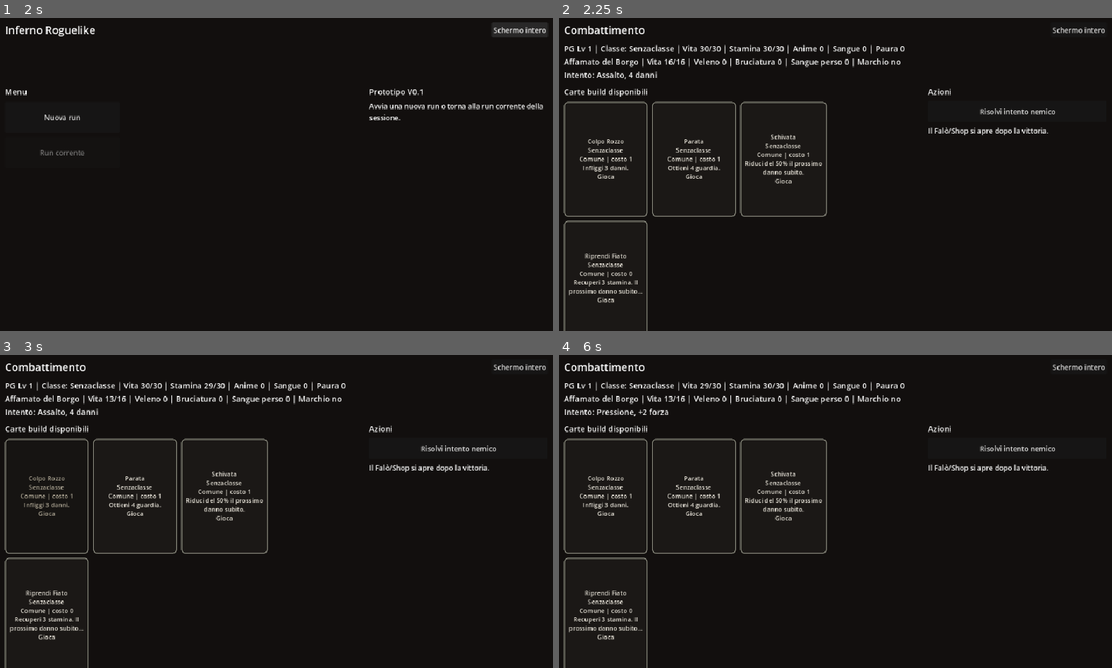
Above: before the commit, frames 1-4 (two rows, left to right).
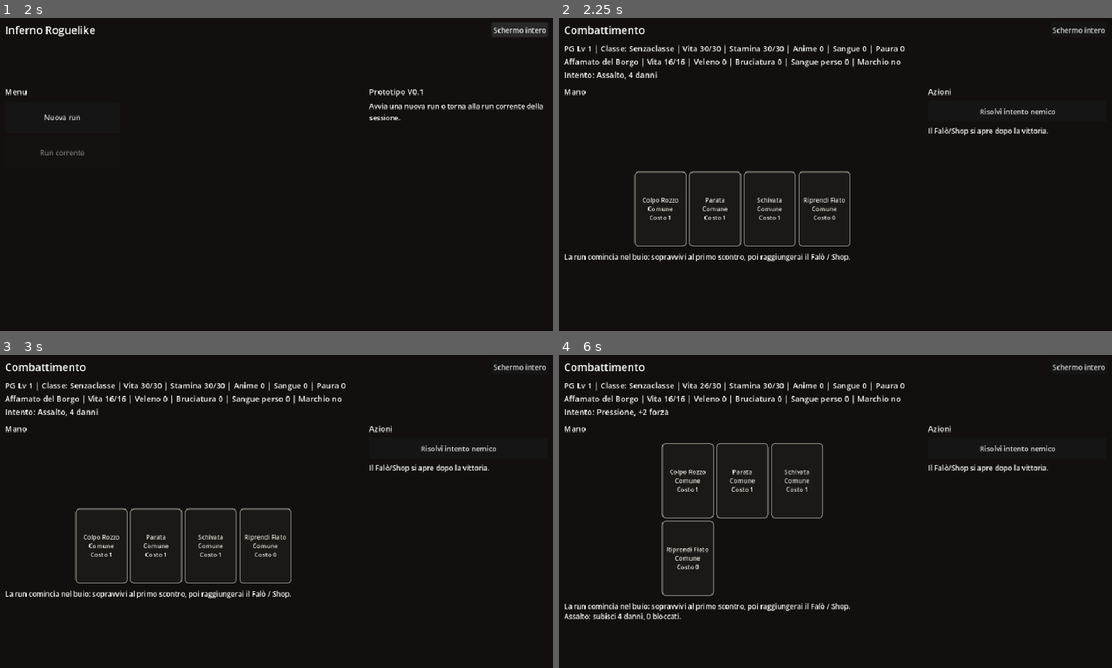
Above: after the commit, the same moments.

Repository: Chivas1504/Gioco
Game: Godot game, scene res://scenes/main.tscn
Same seed, same stepped clock (60 frames per second), same inputs: the game is played once before the commit and once after it.
Inputs (mouse positions are in pixels of both pictures, inside the frame that each line leads up to):
- Up to frame 1 (2 s): click "Schermo intero" at 0.5 s; click "Finestra" at 1.25 s
- Up to frame 2 (2.25 s): click "Nuova run" at 2 s
- Up to frame 3 (3 s): click (44, 495) at 2.75 s, where only the run before the commit has a clickable "Colpo Rozzo Senzaclasse Comun…"
- Up to frame 4 (6 s): click (691, 495) at 3.5 s, where only the run before the commit has a clickable "Parata Senzaclasse Comune | c…"; click (785, 495) at 4.25 s, where only the run before the commit has a clickable "Schivata Senzaclasse Comune |…"; click (603, 614) at 5 s, where only the run before the commit has a clickable "Riprendi Fiato Senzaclasse Co…"; click "Risolvi intento nemico" at 5.75 s

Frame 1 is identical in both runs. In frame 2, 4.7% of the frame differs, in the area x 0-53%, y 22-100%; in frame 3, 4.7%; in frame 4, 5.0%, in the area x 0-53%, y 9-100%.

Commit message:
Add combat hand hover previews

Diff:
--- a/scripts/main.gd
+++ b/scripts/main.gd
@@ -13,6 +13,10 @@
 const CARD_WIDTH = 190
 const CARD_HEIGHT = 260
 const CARD_GRID_COLUMNS = 3
+const HAND_CARD_WIDTH = 118
+const HAND_CARD_HEIGHT = 170
+const HAND_CARD_COLUMNS = 6
+const HAND_CARD_ZOOM = 1.12
 
 var run_state = RunState.new()
 var combat_state = CombatState.new()
@@ -31,9 +35,11 @@
 var log_label: RichTextLabel
 var cards_title: Label
 var card_grid: GridContainer
+var hand_spacer: Control
 var safe_panel: VBoxContainer
 var action_scroll: ScrollContainer
 var end_intent_button: Button
+var hover_card_preview: PanelContainer
 var defeat_snapshot_saved = false
 
 func _ready() -> void:
@@ -129,6 +135,10 @@
 	cards_title.text = "Carte build disponibili"
 	cards_title.add_theme_font_size_override("font_size", 18)
 	left_column.add_child(cards_title)
+
+	hand_spacer = Control.new()
+	hand_spacer.size_flags_vertical = Control.SIZE_EXPAND_FILL
+	left_column.add_child(hand_spacer)
 
 	card_grid = GridContainer.new()
 	card_grid.columns = 4
@@ -239,7 +249,9 @@
 
 func _refresh_ui() -> void:
 	_refresh_fullscreen_button()
+	_clear_card_preview()
 	if screen_mode == SCREEN_MENU:
+		hand_spacer.visible = false
 		log_label.visible = true
 		action_scroll.visible = true
 		_render_start_menu()
@@ -286,20 +298,23 @@
 
 	if screen_mode == SCREEN_SAFE:
 		screen_title.text = "Falò / Shop"
+		hand_spacer.visible = false
 		cards_title.visible = false
 		action_scroll.visible = false
 		log_label.visible = false
 		_render_safe_summary()
 	elif screen_mode == SCREEN_REWARD:
 		screen_title.text = "Ricompensa"
+		hand_spacer.visible = false
 		cards_title.visible = false
 		action_scroll.visible = false
 		log_label.visible = false
 		_render_reward_summary()
 	else:
 		screen_title.text = "Combattimento"
+		hand_spacer.visible = true
 		cards_title.visible = true
-		cards_title.text = "Carte build disponibili"
+		cards_title.text = "Mano"
 		action_scroll.visible = true
 		log_label.visible = true
 		_render_cards()
@@ -320,6 +335,8 @@
 
 func _render_menu_buttons() -> void:
 	card_grid.columns = 1
+	card_grid.size_flags_horizontal = Control.SIZE_EXPAND_FILL
+	card_grid.size_flags_vertical = Control.SIZE_EXPAND_FILL
 	for child in card_grid.get_children():
 		child.queue_free()
 
@@ -360,6 +377,10 @@
 
 func _render_cards() -> void:
 	card_grid.columns = _get_combat_card_columns()
+	card_grid.size_flags_horizontal = Control.SIZE_SHRINK_CENTER
+	card_grid.size_flags_vertical = Control.SIZE_SHRINK_END
+	card_grid.add_theme_constant_override("h_separation", 6)
+	card_grid.add_theme_constant_override("v_separation", 6)
 	for child in card_grid.get_children():
 		child.queue_free()
 
@@ -367,18 +388,25 @@
 		var card = GameDatabase.get_card(card_id)
 		var button = Button.new()
 		var cost = combat_state.get_card_cost_for_current_intent(card_id)
-		button.custom_minimum_size = Vector2(CARD_WIDTH, CARD_HEIGHT)
+		button.custom_minimum_size = Vector2(HAND_CARD_WIDTH, HAND_CARD_HEIGHT)
 		button.size_flags_horizontal = Control.SIZE_SHRINK_CENTER
-		button.text = _get_card_display_text(card_id, "costo %d" % cost, "Gioca")
+		button.pivot_offset = Vector2(float(HAND_CARD_WIDTH) / 2.0, HAND_CARD_HEIGHT)
+		button.text = _get_hand_card_display_text(card_id, cost)
 		button.tooltip_text = "Classe: %s" % _get_class_display_text(String(card.get("class_id", CardRules.CLASS_NEUTRAL)))
 		button.disabled = not combat_state.can_play_card(card_id)
 		_apply_card_button_style(button, card)
+		button.mouse_entered.connect(_on_hand_card_mouse_entered.bind(card_id, button))
+		button.mouse_exited.connect(_on_hand_card_mouse_exited.bind(button))
 		button.pressed.connect(_on_card_pressed.bind(card_id))
 		card_grid.add_child(button)
 
 
 func _render_safe_summary() -> void:
 	card_grid.columns = 1
+	card_grid.size_flags_horizontal = Control.SIZE_EXPAND_FILL
+	card_grid.size_flags_vertical = Control.SIZE_EXPAND_FILL
+	card_grid.add_theme_constant_override("h_separation", 10)
+	card_grid.add_theme_constant_override("v_separation", 10)
 	for child in card_grid.get_children():
 		child.queue_free()
 
@@ -394,6 +422,10 @@
 	if reward_offers.is_empty():
 		reward_card_claimed = true
 	card_grid.columns = 1
+	card_grid.size_flags_horizontal = Control.SIZE_EXPAND_FILL
+	card_grid.size_flags_vertical = Control.SIZE_EXPAND_FILL
+	card_grid.add_theme_constant_override("h_separation", 10)
+	card_grid.add_theme_constant_override("v_separation", 10)
 	for child in card_grid.get_children():
 		child.queue_free()
 	for child in safe_panel.get_children():
@@ -756,6 +788,20 @@
 		detail_text,
 		_format_card_button_effect(String(card.get("effect_text", ""))),
 		action_text,
+	]
+
+
+func _get_hand_card_display_text(card_id: String, cost: int) -> String:
+	var card = GameDatabase.get_card(card_id)
+	if card.is_empty():
+		return "%s\n?" % card_id
+	var level = run_state.get_card_level(card_id)
+	var level_text = " +%d" % level if level > 0 else ""
+	return "%s%s\n%s\nCosto %d" % [
+		card.get("name", card_id),
+		level_text,
+		_rarity_label(card.get("rarity", "")),
+		cost,
 	]
 
 
@@ -816,6 +862,106 @@
 	return style
 
 
+func _on_hand_card_mouse_entered(card_id: String, button: Button) -> void:
+	button.scale = Vector2(HAND_CARD_ZOOM, HAND_CARD_ZOOM)
+	button.z_index = 10
+	_show_card_preview(card_id, button)
+
+
+func _on_hand_card_mouse_exited(button: Button) -> void:
+	button.scale = Vector2.ONE
+	button.z_index = 0
+	_clear_card_preview()
+
+
+func _show_card_preview(card_id: String, source_button: Control) -> void:
+	_clear_card_preview()
+	hover_card_preview = PanelContainer.new()
+	hover_card_preview.custom_minimum_size = Vector2(CARD_WIDTH, CARD_HEIGHT)
+	hover_card_preview.size = Vector2(CARD_WIDTH, CARD_HEIGHT)
+	hover_card_preview.z_index = 100
+	add_child(hover_card_preview)
+
+	var card = GameDatabase.get_card(card_id)
+	var rarity = String(card.get("rarity", "")) if not card.is_empty() else ""
+	var style = StyleBoxFlat.new()
+	style.bg_color = Color(0.105, 0.095, 0.085)
+	style.border_color = _rarity_color(rarity)
+	style.set_border_width_all(3)
+	style.set_corner_radius_all(8)
+	style.content_margin_left = 10
+	style.content_margin_top = 10
+	style.content_margin_right = 10
+	style.content_margin_bottom = 10
+	hover_card_preview.add_theme_stylebox_override("panel", style)
+
+	var preview_position = source_button.global_position + Vector2(
+		-float(CARD_WIDTH - HAND_CARD_WIDTH) / 2.0,
+		-float(CARD_HEIGHT) - 18.0
+	)
+	var viewport_size = get_viewport_rect().size
+	preview_position.x = clamp(preview_position.x, 12.0, viewport_size.x - CARD_WIDTH - 12.0)
+	preview_position.y = clamp(preview_position.y, 12.0, viewport_size.y - CARD_HEIGHT - 12.0)
+	hover_card_preview.global_position = preview_position
+
+	var content = VBoxContainer.new()
+	content.size_flags_horizontal = Control.SIZE_EXPAND_FILL
+	content.size_flags_vertical = Control.SIZE_EXPAND_FILL
+	content.add_theme_constant_override("separation", 6)
+	hover_card_preview.add_child(content)
+	_add_card_detail_content(content, card_id)
+
+
+func _clear_card_preview() -> void:
+	if hover_card_preview != null:
+		hover_card_preview.queue_free()
+		hover_card_preview = null
+
+
+func _add_card_detail_content(parent: VBoxContainer, card_id: String) -> void:
+	var card = GameDatabase.get_card(card_id)
+	if card.is_empty():
+		var missing = Label.new()
+		missing.autowrap_mode = TextServer.AUTOWRAP_WORD_SMART
+		missing.text = "%s\nCarta non trovata" % card_id
+		parent.add_child(missing)
+		return
+
+	var level = run_state.get_card_level(card_id)
+	var level_text = " +%d" % level if level > 0 else ""
+	var class_id = String(card.get("class_id", CardRules.CLASS_NEUTRAL))
+	var cost = GameDatabase.get_base_stamina_cost(card, run_state.active_class, run_state.collection)
+	if screen_mode == SCREEN_COMBAT:
+		cost = combat_state.get_card_cost_for_current_intent(card_id)
+
+	var name_label = Label.new()
+	name_label.size_flags_horizontal = Control.SIZE_EXPAND_FILL
+	name_label.autowrap_mode = TextServer.AUTOWRAP_WORD_SMART
+	name_label.add_theme_font_size_override("font_size", 16)
+	name_label.text = "%s%s" % [card.get("name", card_id), level_text]
+	parent.add_child(name_label)
+
+	var meta_label = Label.new()
+	meta_label.size_flags_horizontal = Control.SIZE_EXPAND_FILL
+	meta_label.autowrap_mode = TextServer.AUTOWRAP_WORD_SMART
+	meta_label.text = "%s\n%s | costo %d" % [
+		_get_class_display_text(class_id),
+		_rarity_label(card.get("rarity", "")),
+		cost,
+	]
+	parent.add_child(meta_label)
+
+	var separator = HSeparator.new()
+	parent.add_child(separator)
+
+	var effect_label = Label.new()
+	effect_label.size_flags_horizontal = Control.SIZE_EXPAND_FILL
+	effect_label.size_flags_vertical = Control.SIZE_EXPAND_FILL
+	effect_label.autowrap_mode = TextServer.AUTOWRAP_WORD_SMART
+	effect_label.text = String(card.get("effect_text", ""))
+	parent.add_child(effect_label)
+
+
 func _add_map_popup_content(parent: VBoxContainer) -> void:
 	var title = Label.new()
 	title.text = "Mappa"
@@ -1340,9 +1486,9 @@
 	var available_width = card_grid.size.x
 	if available_width < 240.0:
 		available_width = get_viewport_rect().size.x - action_scroll.custom_minimum_size.x - 96.0
-	var columns = floori(available_width / float(CARD_WIDTH + 40))
+	var columns = floori(available_width / float(HAND_CARD_WIDTH + 12))
 	if columns < 1:
 		columns = 1
-	if columns > CARD_GRID_COLUMNS:
-		columns = CARD_GRID_COLUMNS
+	if columns > HAND_CARD_COLUMNS:
+		columns = HAND_CARD_COLUMNS
 	return columns
